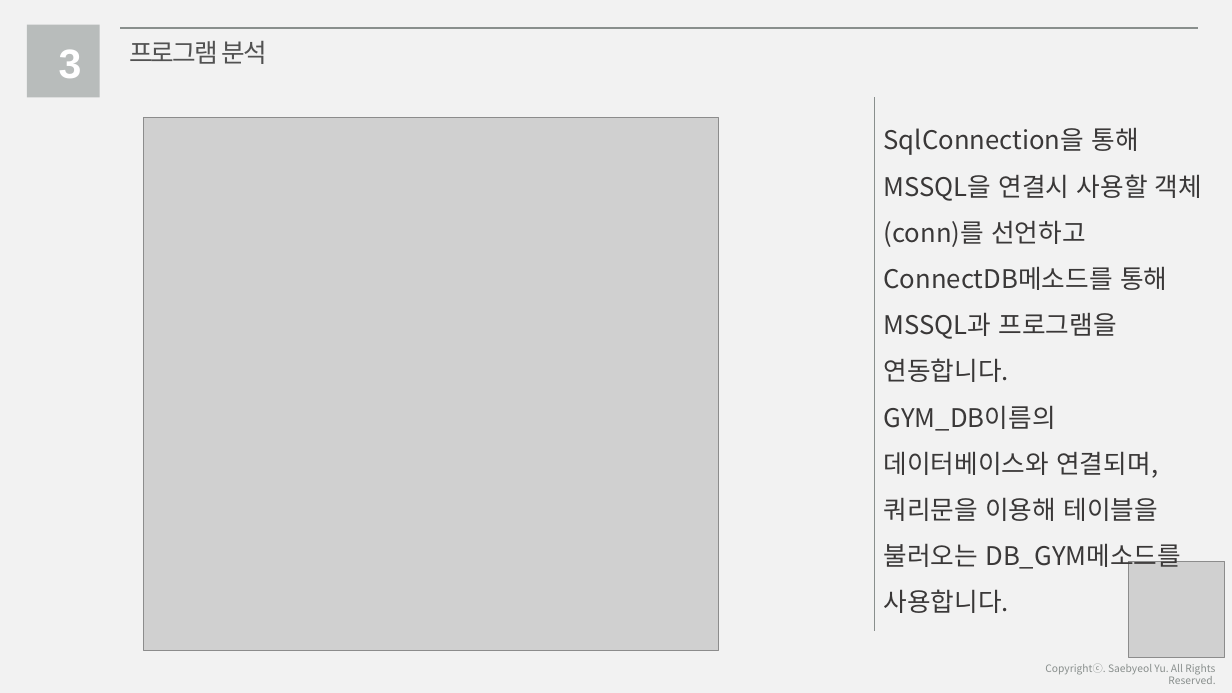
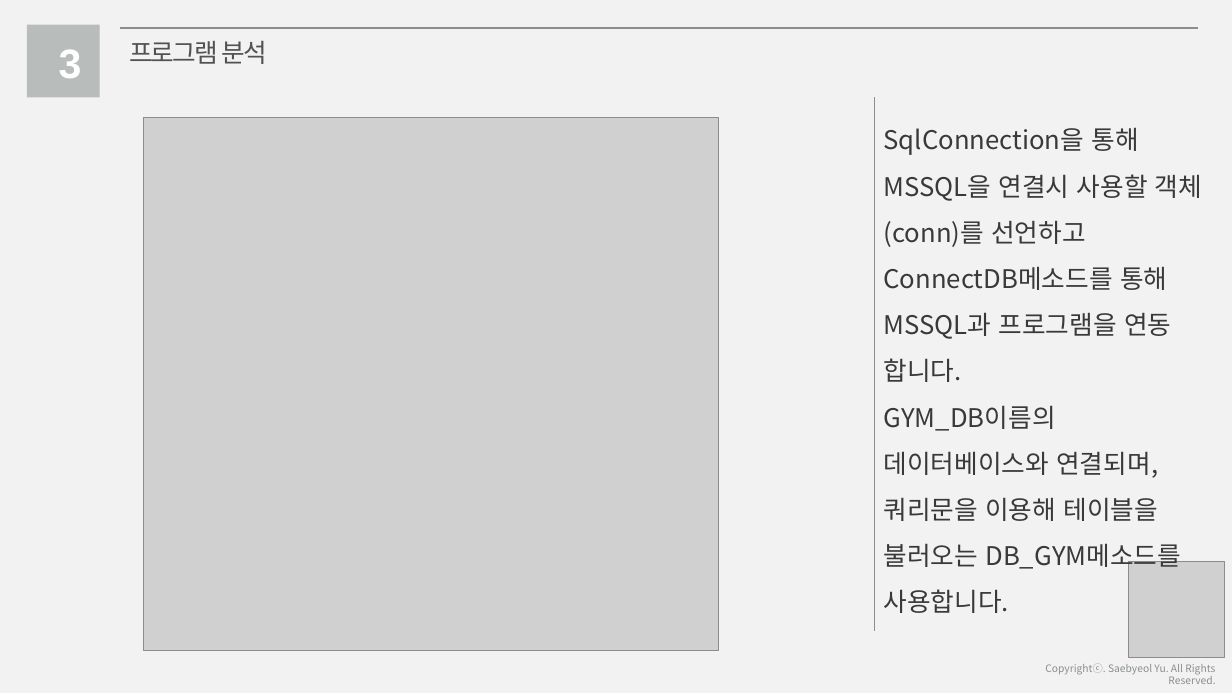
Before and after one commit to haileykim5418/hosting, a slide deck: slide 17 of 포폴_ppt3.pptx. Drawn at 1232x693 pixels with LibreOffice and Linux fonts; fonts in the diff are those of the drawing; grey boxes stand for pictures. Boxes give left, top, right and bottom in pixels: in the first picture for what was removed or moved away, otherwise in the second. Text is boxed around its words. In the diff, an @@ line names an element or a change of style, - is before the commit and + after.

```diff
--- a/포폴_ppt3.pptx
+++ b/포폴_ppt3.pptx
@@ text at (x1=884, y1=127, x2=1202, y2=382): text changed @@
-SqlConnection을 통해MSSQL을 연결시 사용할 객체 (conn)를 선언하고 ConnectDB메소드를 통해 MSSQL과 프로그램을 연동합니다.
+SqlConnection을 통해MSSQL을 연결시 사용할 객체 (conn)를 선언하고 ConnectDB메소드를 통해 MSSQL과 프로그램을 연동
+합니다.
```
Also in this commit, not shown: 8 other slides changed, 23 other files.
